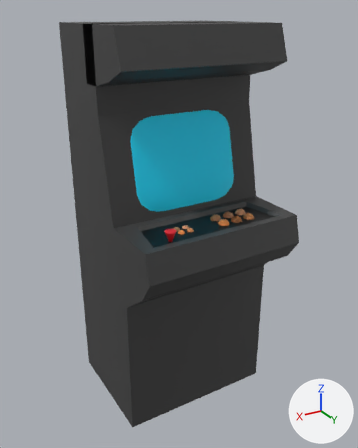
A saved change to the OBJ model app/src/main/assets/models/casino/arcade.obj.
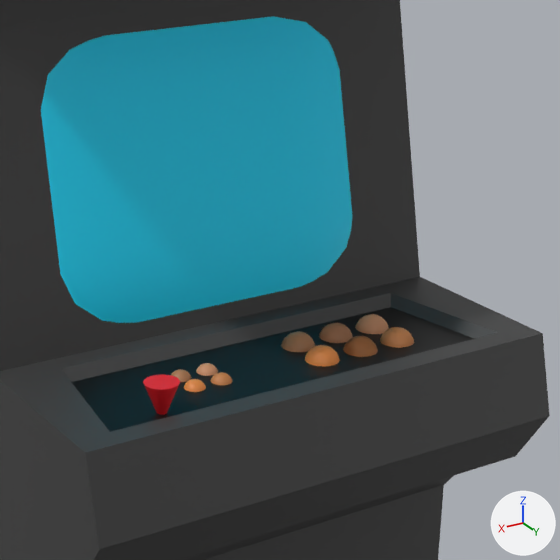
Each version is shown whole from a 50 mm camera at (4.09, 6.79, 6.75) aimed at (0.02, 0.01, 3.36), then close up on the part from 33% to 85% of the width and 23% to 65% of the height. The axes (+X, +Y, +Z) are drawn at lower right. The lights are the same throughout. The last two pictures show the newer version. Where no turn or scale is listed for an object, it has been applied to the vertices.

Before the edit, the objects in view are built like this:
```python
me_cone = bpy.data.meshes.new('Cone')
me_cone.from_pydata(...)  # a 32-sided cone pointing to -z spanning x 0.723..0.901, y 0.998..1.176, z 3.592..3.82
me_cone.materials.append(mat_material_007)  # red #e71a25
me_cube = bpy.data.meshes.new('Cube')
me_cube.from_pydata(...)  # 588 vertices, 554 faces; spans x -1.38..1.38, y -1.38..1.49, z 0.02..6.59
# faces by material slot: [530, 24]
me_cube.materials.append(mat_material)  # dark grey #414141
me_cube.materials.append(mat_material_002)  # black #000000
me_mball_001 = bpy.data.meshes.new('Mball.001')
me_mball_001.from_pydata(...)  # 600 vertices, 658 faces; spans x -1.11..1.11, y -0.33..0.33, z 3.61..5.4
me_mball_001.polygons.foreach_set('use_smooth', [True] * 658)
me_mball_001.materials.append(mat_material_001)  # cyan #0eddff
ob_cone = bpy.data.objects.new('Cone', me_cone)
ob_cone.location = (0.0, 0.0, 0.0)
ob_cube = bpy.data.objects.new('Cube', me_cube)
ob_cube.location = (0.0, 0.0, 0.0)
ob_mball_001 = bpy.data.objects.new('Mball.001', me_mball_001)
ob_mball_001.location = (0.0, 0.0, 0.0)
```
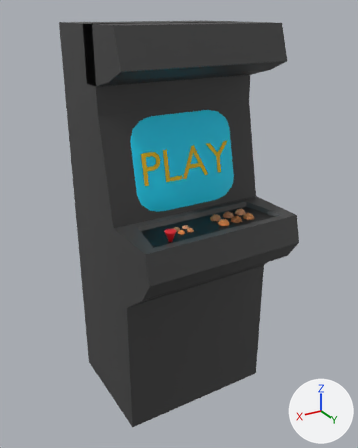
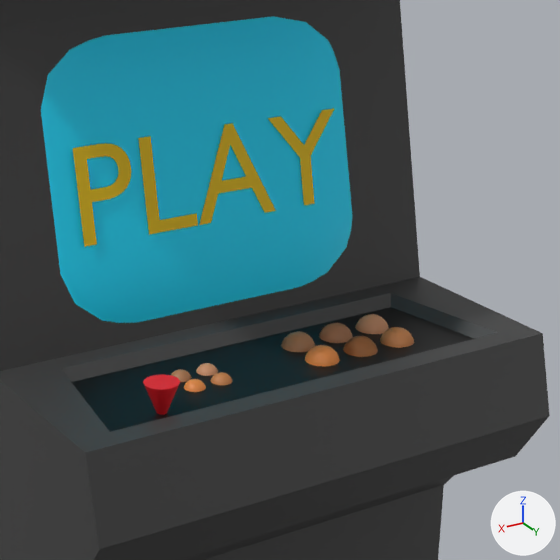
The change, as a diff of the scene's bpy script:
```diff
--- a/app/src/main/assets/models/casino/arcade.obj.py
+++ b/app/src/main/assets/models/casino/arcade.obj.py
@@ mat_material_008 @@
+mat_material_008 = principled_material('Material.008')
+mat_material_008.base_color = (0.8, 0.538, 0.0)  # yellow #e7c200
@@ me_text @@
+me_text.from_pydata(...)  # 82 vertices, 78 faces; spans x -0.84..0.79, y 0.17..0.27, z 4.26..4.76
+me_text.materials.append(mat_material_008)  # yellow #e7c200
@@ ob_text @@
+ob_text = bpy.data.objects.new('Text', me_text)
+ob_text.location = (0.0, 0.0, 0.0)
```

Changed parts and their boxes (x1, y1, x2, y2) in the close-ups (560 x 560 px):
'Text', added (yellow): after (73, 108, 335, 247)
